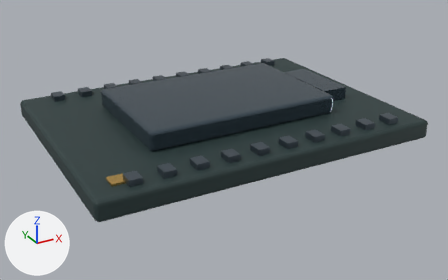
Renders of the glTF model frontend/public/models/cpu-mobile.glb from each side of a commit.
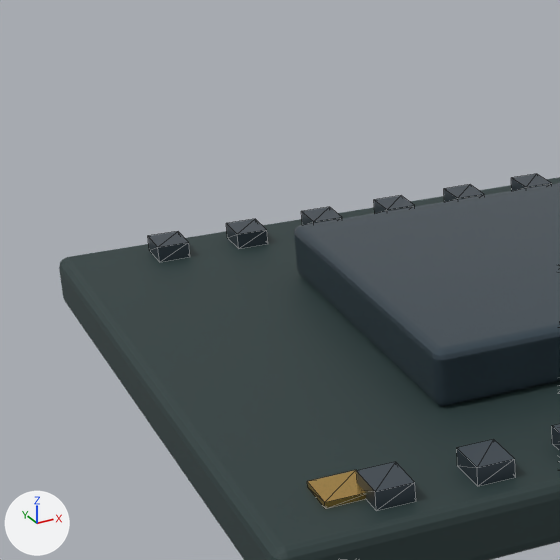
The first picture shows the older version from a 50 mm camera at (-0.0296, -0.0558, 0.0261) aimed at (0.0002, -0.0015, -0.001). The close-ups show the older and then the newer version on the part from 0% to 43% of the width and 4% to 73% of the height of that picture. Only the edits that show in the close-ups are written down. The axes (+X, +Y, +Z) are drawn at lower left. The lights are the same throughout. The close-ups show mesh edges as thin lines. Where no turn or scale is listed for an object, it has been applied to the vertices.

The scene before the commit, as lines of its bpy script (objects in view):
```python
me_exposed_silicon_die_002 = bpy.data.meshes.new('Exposed silicon die.002')
me_exposed_silicon_die_002.from_pydata(...)  # 104 vertices, 200 faces; spans x -0.0105..0.0145, y -0.007..0.007, z 0.002..0.004
me_exposed_silicon_die_002.materials.append(mat_silicon)  # dark blue #4d5d69
me_package_capacitor_060 = bpy.data.meshes.new('Package capacitor.060')
me_package_capacitor_060.from_pydata(...)  # 160 vertices, 240 faces; spans x -0.0146..0.0146, y -0.0124..0.0124, z 0.002..0.0026
me_package_capacitor_060.materials.append(mat_metal_dark_steel)  # greyish blue #5d6973
me_processor_substrate_003 = bpy.data.meshes.new('Processor substrate.003')
me_processor_substrate_003.from_pydata(...)  # 96 vertices, 188 faces; spans x -0.018..0.018, y -0.0135..0.0135, z 0.0..0.002
me_processor_substrate_003.materials.append(mat_pcb_deep_slate)  # dark cyan #2b3d3d
ob_cpu_metal_dark_steel = bpy.data.objects.new('CPU_Metal_Dark_Steel', me_package_capacitor_060)
ob_cpu_metal_dark_steel.location = (0.0, 0.0, 0.0)
ob_cpu_pcb_deep_slate = bpy.data.objects.new('CPU_PCB_Deep_Slate', me_processor_substrate_003)
ob_cpu_pcb_deep_slate.location = (0.0, 0.0, 0.0)
ob_cpu_silicon = bpy.data.objects.new('CPU_Silicon', me_exposed_silicon_die_002)
ob_cpu_silicon.location = (0.0, 0.0, 0.0)
# also in view: 'CPU_Contact_Gold' at (-0.0002, -0.0002, 0.001)
```
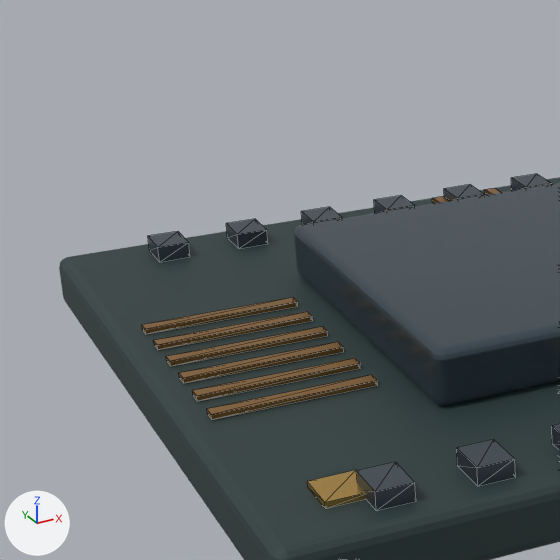
Boxes [x1, y1, x2, y2] around the edits, measured in the close-ups (560 x 560 px):
```json
{"object": "CPU_Trace_Copper", "change": "added", "after": [142, 188, 502, 420]}
```

Edits to the scene script, one JSON object a line:
```json
{"op": "add", "block": "mat_trace_copper", "code": ["mat_trace_copper = principled_material('Trace_Copper')", "mat_trace_copper.base_color = (0.42, 0.22, 0.07)  # brown #ad814b", "mat_trace_copper.metallic = 0.85", "mat_trace_copper.roughness = 0.36"]}
{"op": "add", "block": "me_pcb_trace_074", "code": ["me_pcb_trace_074 = bpy.data.meshes.new('PCB trace.074')", "me_pcb_trace_074.from_pydata(...)  # 176 vertices, 264 faces; spans x -0.017..0.017, y -0.0125..0.0125, z 0.002..0.0022", "me_pcb_trace_074.materials.append(mat_trace_copper)  # brown #ad814b"]}
{"op": "add", "block": "ob_cpu_trace_copper", "code": ["ob_cpu_trace_copper = bpy.data.objects.new('CPU_Trace_Copper', me_pcb_trace_074)", "ob_cpu_trace_copper.location = (0.0, 0.0, 0.0)"]}
```
